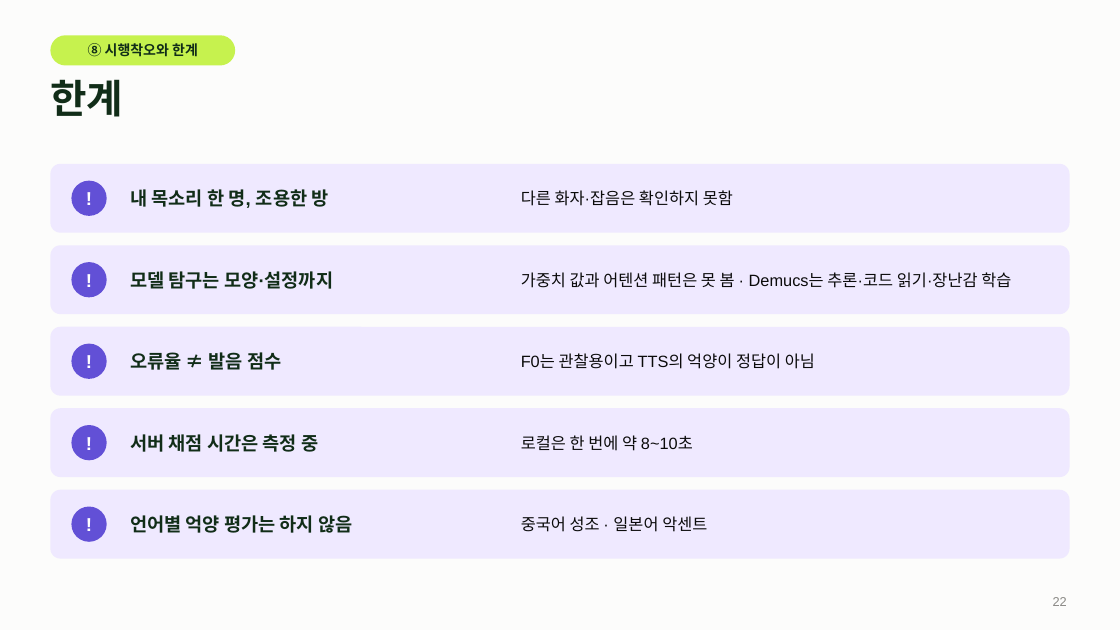
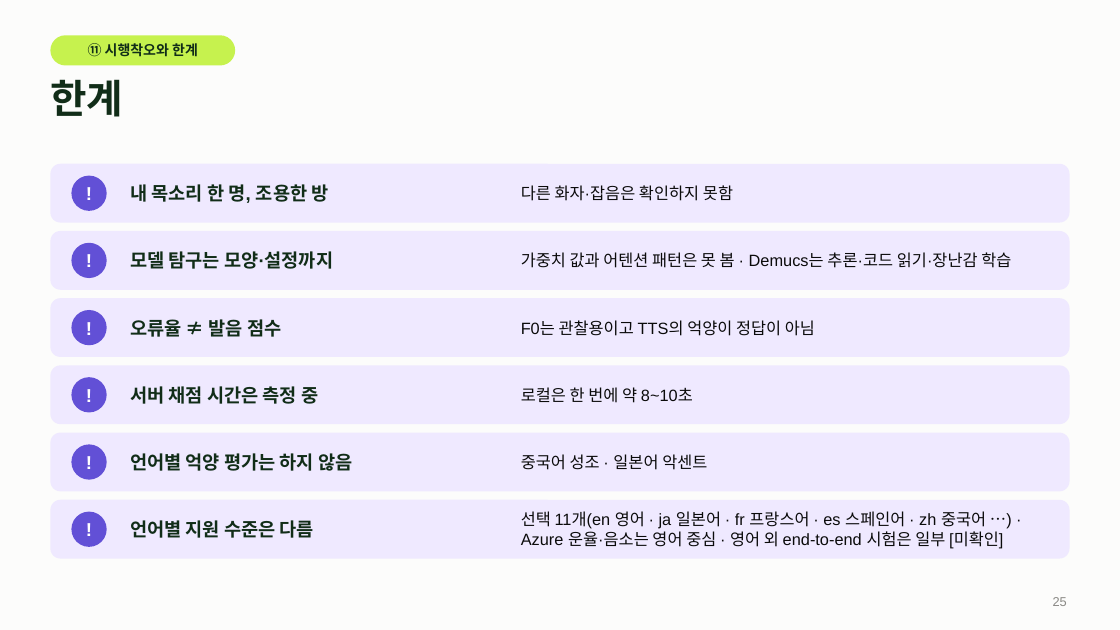
Before and after one commit to greenkey20/song-lingo, a slide deck: slide 25 of docs/slides/발표_20261112_초안.pptx (slide 22 before the commit). Drawn at 1120x630 pixels with LibreOffice and Linux fonts; fonts in the diff are those of the drawing; background and template pictures are left out. Boxes give left, top, right and bottom in pixels: in the first picture for what was removed or moved away, otherwise in the second. Text is boxed around its words. In the diff, an @@ line names an element or a change of style, - is before the commit and + after.

```diff
--- a/docs/slides/발표_20261112_초안.pptx
+++ b/docs/slides/발표_20261112_초안.pptx
@@ text at [88,43,198,57]: text changed @@
-⑧ 시행착오와 한계
+⑪ 시행착오와 한계
@@ rounded rectangle: place and size @@
-rounded rectangle at [50,164,1070,233]
+rounded rectangle at [50,164,1070,223]
@@ ellipse: place and size @@
-ellipse at [71,181,107,216]
+ellipse at [71,176,107,211]
@@ text "!": place and size @@
-text "!" at [71,181,107,216]
+text "!" at [71,176,107,211]
@@ text "내 목소리 한 명, 조용한 ...": place and size @@
-text "내 목소리 한 명, 조용한 ..." at [130,189,329,208]
+text "내 목소리 한 명, 조용한 ..." at [130,184,329,203]
@@ text "다른 화자·잡음은 확인하지 못함": place and size @@
-text "다른 화자·잡음은 확인하지 못함" at [521,190,733,206]
+text "다른 화자·잡음은 확인하지 못함" at [521,185,733,201]
@@ rounded rectangle: place and size @@
-rounded rectangle at [50,245,1070,314]
+rounded rectangle at [50,231,1070,290]
@@ text "모델 탐구는 모양·설정까지": place and size @@
-text "모델 탐구는 모양·설정까지" at [130,271,333,289]
+text "모델 탐구는 모양·설정까지" at [130,251,333,269]
@@ text "가중치 값과 어텐션 패턴은 못 ...": place and size @@
-text "가중치 값과 어텐션 패턴은 못 ..." at [521,272,1011,288]
+text "가중치 값과 어텐션 패턴은 못 ..." at [521,252,1011,268]
@@ ellipse: place and size @@
-ellipse at [71,262,107,297]
+ellipse at [71,243,107,278]
@@ text "!": place and size @@
-text "!" at [71,262,107,297]
+text "!" at [71,243,107,278]
@@ rounded rectangle: place and size @@
-rounded rectangle at [50,327,1070,396]
+rounded rectangle at [50,298,1070,357]
@@ text "오류율 ≠ 발음 점수": place and size @@
-text "오류율 ≠ 발음 점수" at [130,352,281,370]
+text "오류율 ≠ 발음 점수" at [130,319,281,337]
@@ text "F0는 관찰용이고 TTS의 억양이 정답이 ...": place and size @@
-text "F0는 관찰용이고 TTS의 억양이 정답이 ..." at [521,353,815,369]
+text "F0는 관찰용이고 TTS의 억양이 정답이 ..." at [521,320,815,336]
@@ ellipse: place and size @@
-ellipse at [71,344,107,379]
+ellipse at [71,310,107,345]
@@ text "!": place and size @@
-text "!" at [71,344,107,379]
+text "!" at [71,310,107,345]
@@ rounded rectangle: place and size @@
-rounded rectangle at [50,408,1070,477]
+rounded rectangle at [50,365,1070,424]
@@ ellipse: place and size @@
-ellipse at [71,425,107,460]
+ellipse at [71,377,107,413]
@@ text "!": place and size @@
-text "!" at [71,425,107,460]
+text "!" at [71,377,107,413]
@@ text "서버 채점 시간은 측정 중": place and size @@
-text "서버 채점 시간은 측정 중" at [130,434,318,452]
+text "서버 채점 시간은 측정 중" at [130,386,318,404]
@@ text "로컬은 한 번에 약 8~10초": place and size @@
-text "로컬은 한 번에 약 8~10초" at [521,435,693,451]
+text "로컬은 한 번에 약 8~10초" at [521,387,693,403]
@@ proportions changed in 5 elements at [50,164,1070,223], [50,231,1070,290], [50,298,1070,357], [50,365,1070,424], [50,433,1070,492] @@
@@ rounded rectangle: place and size @@
-rounded rectangle at [50,490,1070,559]
+rounded rectangle at [50,433,1070,492]
@@ ellipse: place and size @@
-ellipse at [71,507,107,542]
+ellipse at [71,444,107,480]
@@ text "!": place and size @@
-text "!" at [71,507,107,542]
+text "!" at [71,444,107,480]
@@ text "언어별 억양 평가는 하지 않음": place and size @@
-text "언어별 억양 평가는 하지 않음" at [130,515,352,533]
+text "언어별 억양 평가는 하지 않음" at [130,453,352,471]
@@ text "중국어 성조 · 일본어 악센트": place and size @@
-text "중국어 성조 · 일본어 악센트" at [521,516,707,532]
+text "중국어 성조 · 일본어 악센트" at [521,454,707,470]
@@ rounded rectangle added at [50,500,1070,559], fill #EFE9FF @@
@@ ellipse added at [71,512,107,547], fill #6250D6 @@
@@ text added at [71,512,107,547], 16 pt, text #FFFFFF, bold @@
+!
@@ text added at [130,520,314,538], 16 pt, text #112D18, bold @@
+언어별 지원 수준은 다름
@@ text added at [521,511,1003,549], 14 pt, text #0B0B0B @@
+선택 11개(en 영어 · ja 일본어 · fr 프랑스어 · es 스페인어 · zh 중국어 …) · Azure 운율·음소는 영어 중심 · 영어 외 end-to-end 시험은 일부 [미확인]
@@ page number at [1053,597,1067,606]: text changed @@
-22
+25
```
Also in this commit, not shown: 10 other slides changed, 7 slides added, 1 slide removed, 6 other files.
